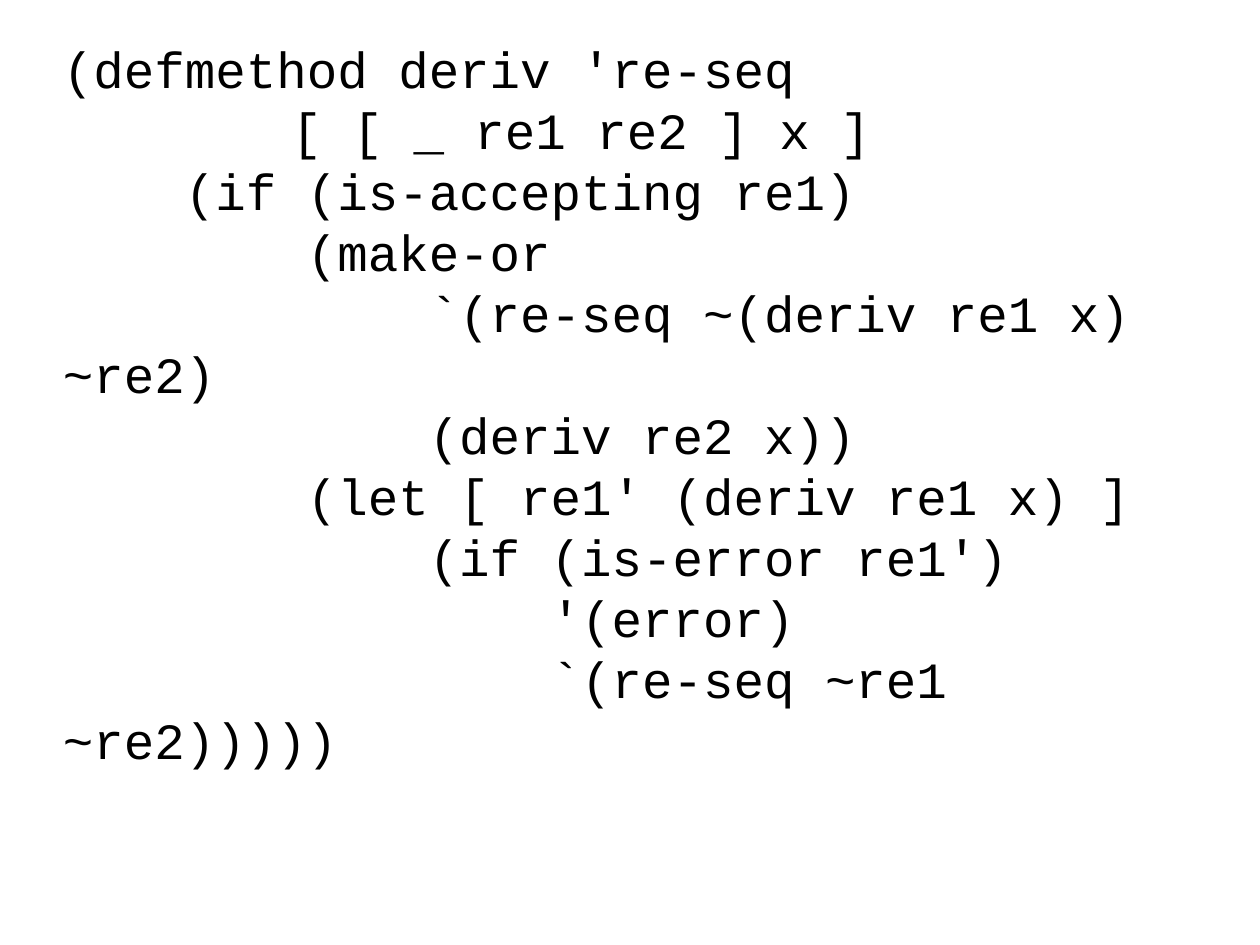
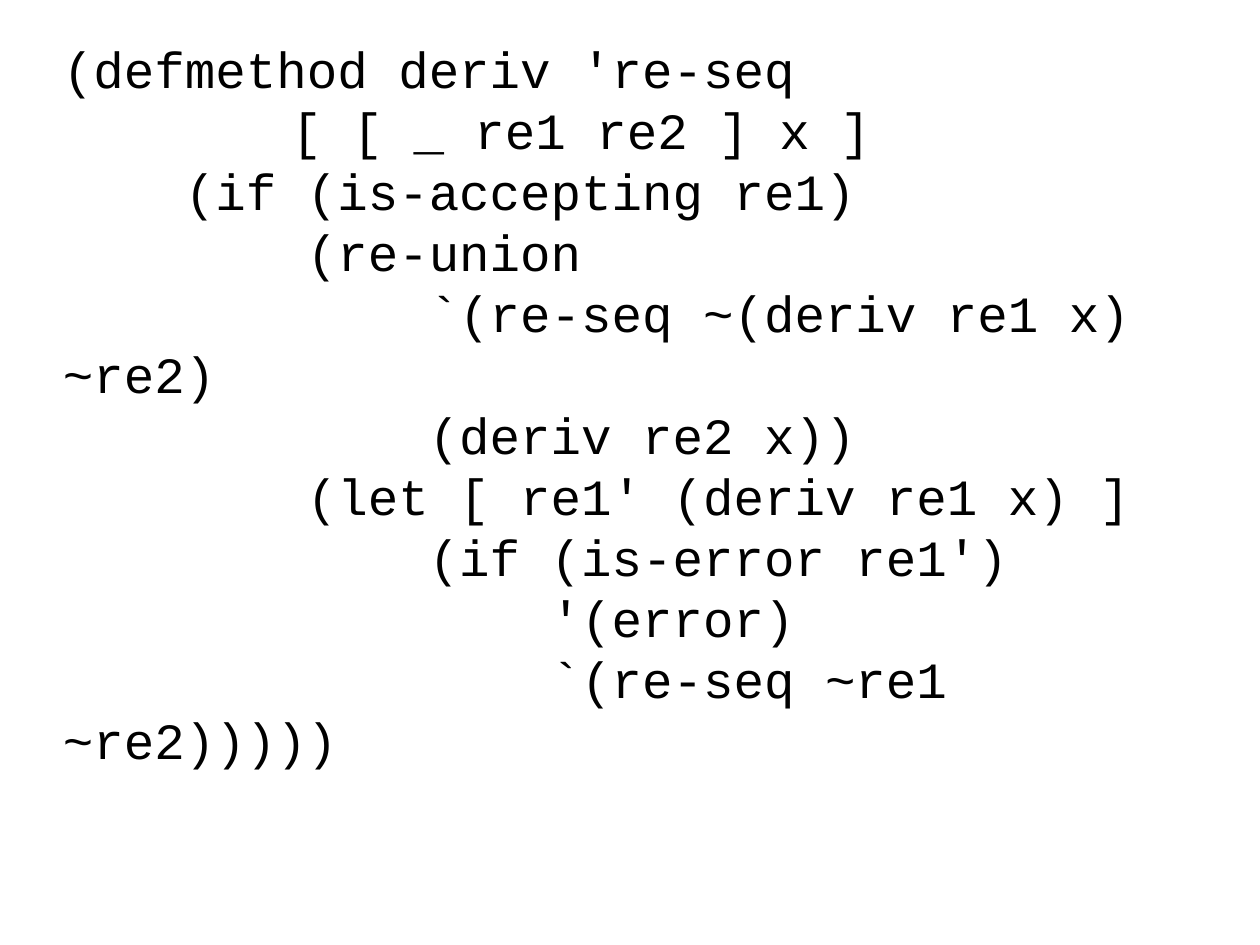
Before and after one commit to bhurt/presentations, a slide deck: slide 83 of pdre.odp (slide 84 before the commit). Drawn at 1260x945 pixels with LibreOffice and Linux fonts; fonts in the diff are those of the drawing. Boxes give left, top, right and bottom in pixels: in the first picture for what was removed or moved away, otherwise in the second. Text is boxed around its words. In the diff, an @@ line names an element or a change of style, - is before the commit and + after.

```diff
--- a/pdre.odp
+++ b/pdre.odp
@@ subtitle at (x1=307, y1=234, x2=581, y2=282): text changed @@
-(make-or
+(re-union
```
Also in this commit, not shown: 3 other slides changed, 1 slide removed.
